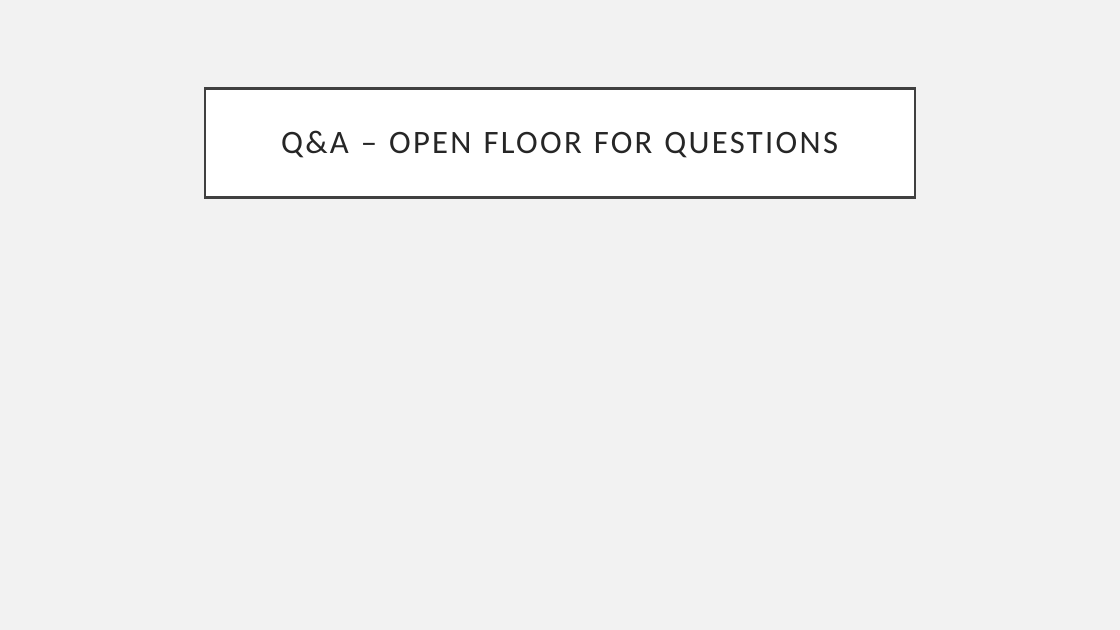
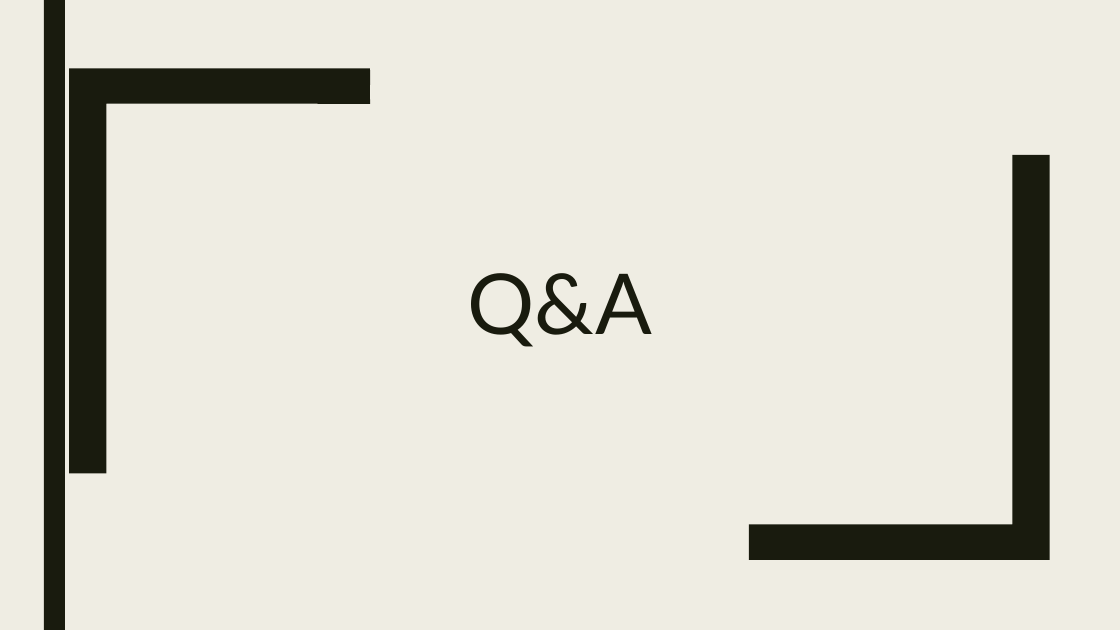
Before and after one commit to cwoodruff/terraform-workshop, a slide deck: slide 3 of slides/8-Closing Remarks.pptx. Drawn at 1120x630 pixels with LibreOffice and Linux fonts; fonts in the diff are those of the drawing; background and template pictures are left out. Boxes give left, top, right and bottom in pixels: in the first picture for what was removed or moved away, otherwise in the second. Text is boxed around its words. In the diff, an @@ line names an element or a change of style, - is before the commit and + after.

```diff
--- a/slides/8-Closing Remarks.pptx
+++ b/slides/8-Closing Remarks.pptx
@@ background #F2F2F2 to picture (left out) @@
@@ rectangle added at <box>44,0,65,630</box>, fill #191B0E @@
@@ freeform shape added at <box>69,68,370,473</box>, fill #191B0E @@
@@ rectangle added at <box>106,104,1012,524</box>, fill #EFEDE3 at 80% opacity @@
@@ title "Q&A": place and size @@
-title "Q&A" at <box>205,88,915,197</box>
+title "Q&A" at <box>467,273,653,347</box>
@@ title "Q&A" at <box>467,273,653,347</box>: vertical alignment middle to bottom; fill #FFFFFF to none; outline #404040 2.5 pt to none @@
@@ freeform shape added at <box>749,155,1050,560</box>, fill #191B0E @@
@@ title at <box>467,273,653,347</box>: text changed; size 28 to 72 pt; font Calibri to Lato; text colour #262626 to #191B0E @@
-Q&A – OPEN FLOOR FOR QUESTIONS
+Q&A
```
Also in this commit, not shown: 3 other slides changed, 2 slides added, 3 slides removed, 8 other files.
